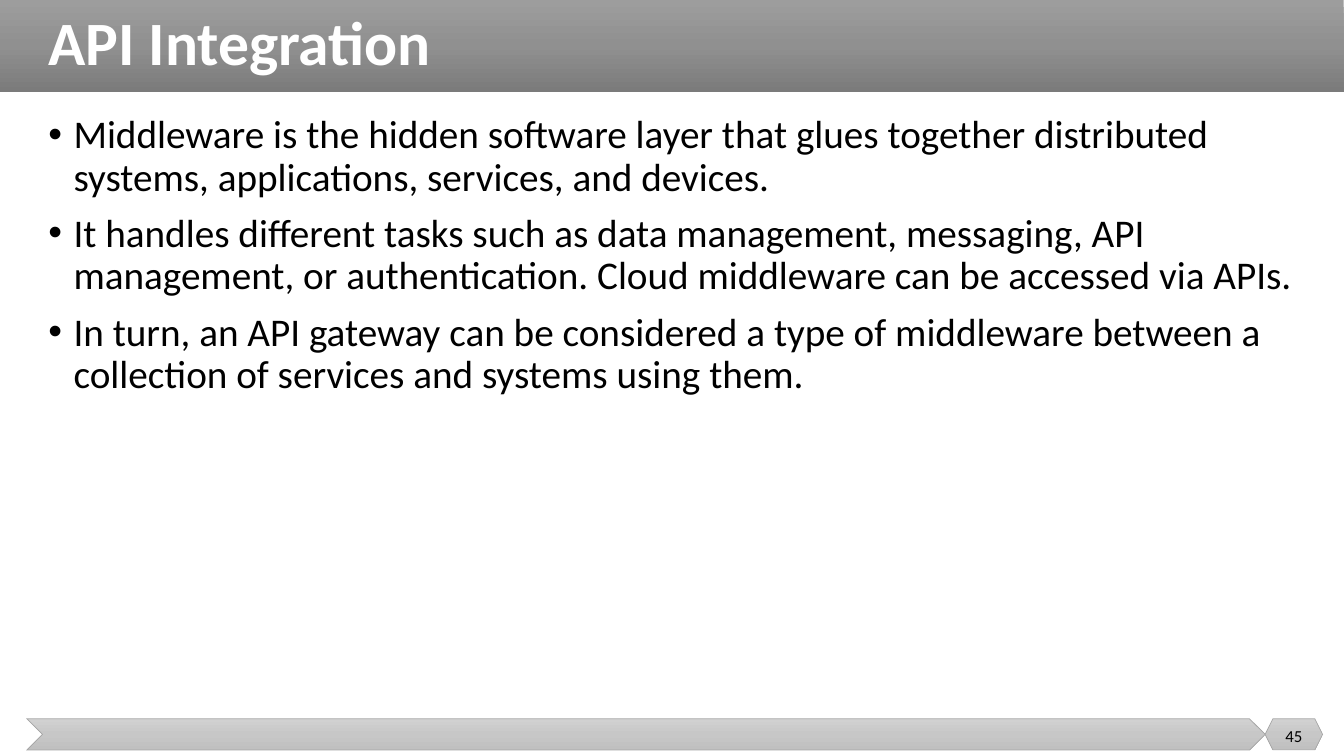
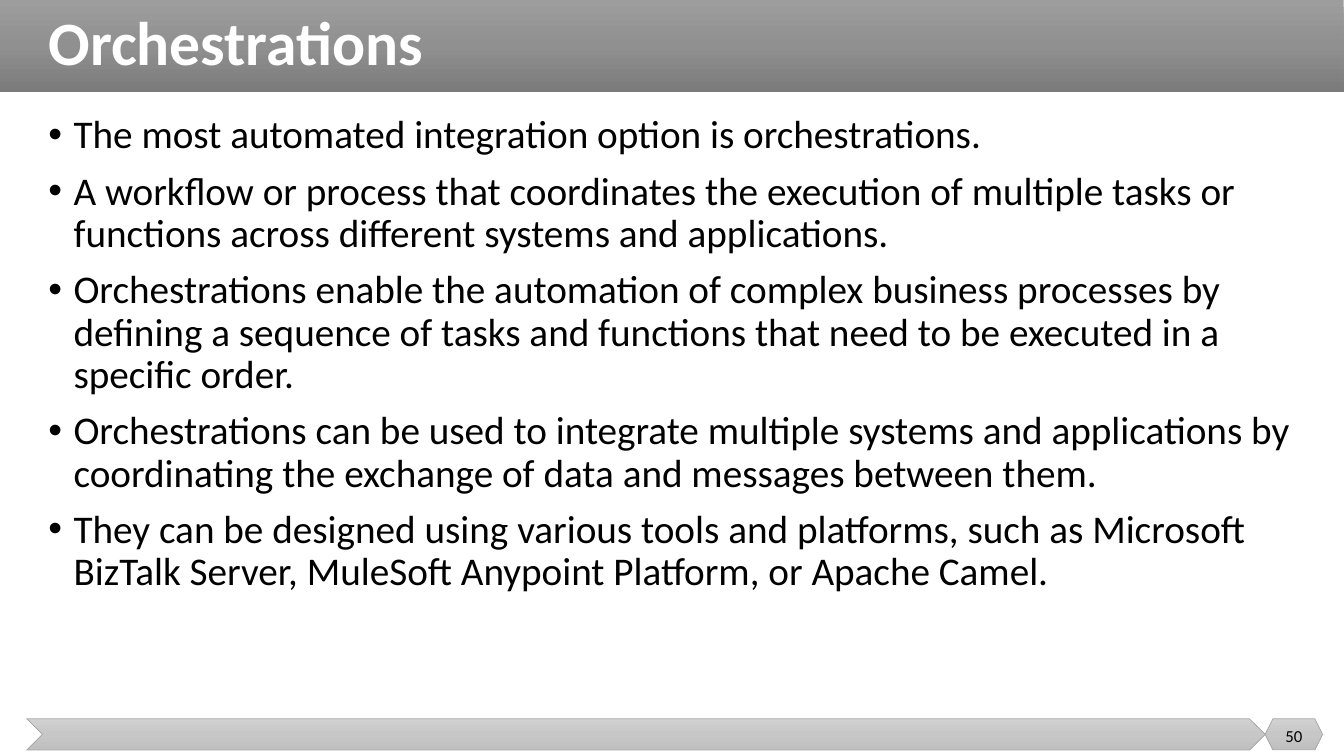
Before and after one commit to malenezi/malenezi, a slide deck: slide 50 of SE495/Lectures/1-Introduction/Introduction.pptx (slide 45 before the commit). Drawn at 1344x756 pixels with LibreOffice and Linux fonts; fonts in the diff are those of the drawing. Boxes give left, top, right and bottom in pixels: in the first picture for what was removed or moved away, otherwise in the second. Text is boxed around its words. In the diff, an @@ line names an element or a change of style, - is before the commit and + after.

```diff
--- a/SE495/Lectures/1-Introduction/Introduction.pptx
+++ b/SE495/Lectures/1-Introduction/Introduction.pptx
@@ title at (48, 22, 423, 65): text changed @@
-API Integration
+Orchestrations
@@ text at (74, 120, 1289, 592): text changed @@
-• Middleware is the hidden software layer that glues together distributed systems, applications, services, and devices.
-• It handles different tasks such as data management, messaging, API management, or authentication. Cloud middleware can be accessed via APIs.
-• In turn, an API gateway can be considered a type of middleware between a collection of services and systems using them.
+• The most automated integration option is orchestrations.
+• A workflow or process that coordinates the execution of multiple tasks or functions across different systems and applications.
+• Orchestrations enable the automation of complex business processes by defining a sequence of tasks and functions that need to be executed in a specific order.
+• Orchestrations can be used to integrate multiple systems and applications by coordinating the exchange of data and messages between them.
+• They can be designed using various tools and platforms, such as Microsoft BizTalk Server, MuleSoft Anypoint Platform, or Apache Camel.
@@ page number at (1285, 731, 1302, 742): text changed @@
-45
+50
```
Also in this commit, not shown: 14 other slides changed, 17 slides added, 14 slides removed, 2 other files.
